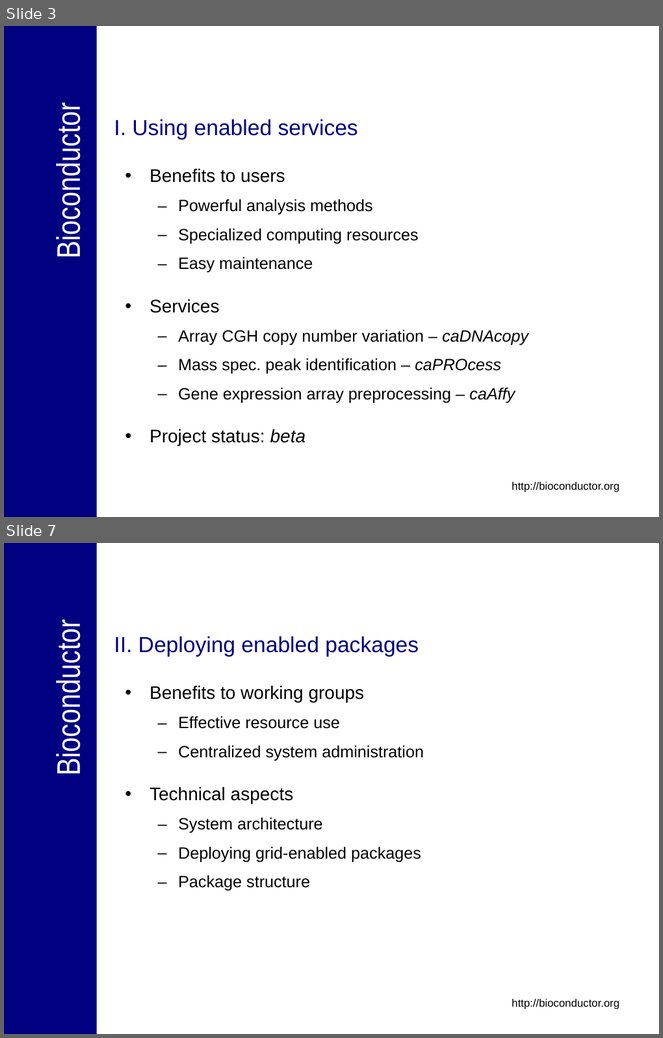
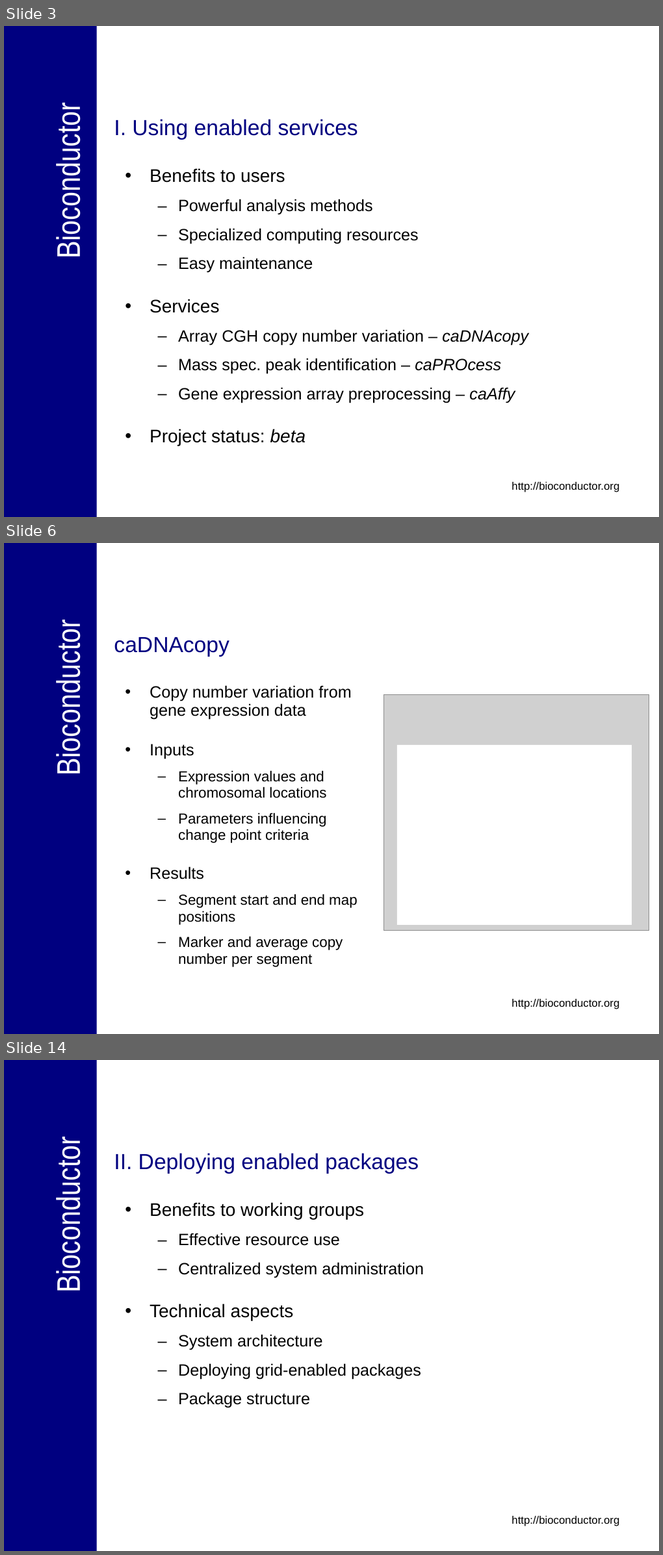
Before and after one commit to NCIP/bioconductor, a slide deck: bioconductor/Presentations/caBIG_Annual_Meeting_2007_Tech_Demo.ppt. Shown one above the other, each under a label of ours: slides 3 and 7 before the commit, slides 3, 6 and 14 after it; the slides between them are not shown. The pictures are 663x1038 and 663x1555 pixels, drawn with LibreOffice and Linux fonts; fonts in the diff are those of the drawing; grey boxes stand for pictures; background and template pictures are left out. Boxes give left, top, right and bottom in pixels: in the first picture for what was removed or moved away, otherwise in the second. Text is boxed around its words. In the diff, an @@ line names an element or a change of style, - is before the commit and + after.

```diff
--- a/bioconductor/Presentations/caBIG_Annual_Meeting_2007_Tech_Demo.ppt
+++ b/bioconductor/Presentations/caBIG_Annual_Meeting_2007_Tech_Demo.ppt
@@ slide 6 added at bbox=[4, 543, 659, 1034], background #FFFFFF; not listed: 3 template elements that a slide beside it also shows @@
@@ title added at bbox=[114, 637, 229, 657], 24 pt, text #000080 @@
+caDNAcopy
@@ text added at bbox=[150, 685, 357, 967], 16 pt, text #000000 @@
+• Copy number variation from gene expression data
+• Inputs
+  – Expression values and chromosomal locations
+  – Parameters influencing change point criteria
+• Results
+  – Segment start and end map positions
+  – Marker and average copy number per segment
@@ picture added at bbox=[384, 694, 649, 930] @@
@@ rectangle added at bbox=[397, 745, 632, 925], fill #FFFFFF @@
@@ what was slide 7 is now slide 14 @@
```
Also in this commit, not shown: 1 slide changed, 9 other slides added, 3 slides removed.
